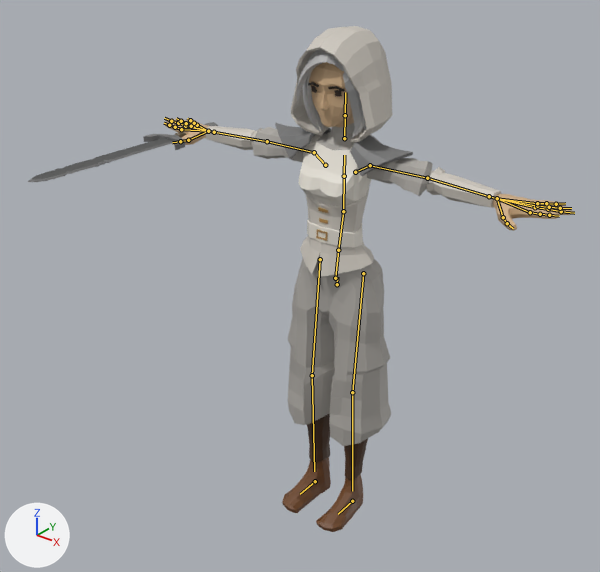
Two versions of the glTF model assets/NPCs/Woman.glb, one commit apart.
Rendered twice from a 50 mm lens placed at (1.596, -2.28, 2.287), pointed at (-0.042, -0.233, 1.018). Arrows for +X, +Y and +Z are at lower left; the lights stay in place. The picture after the commit comes second. The bones that change, and the others that lie on the model, are drawn over the model as lines.

Names of what the first picture shows: 'Medieval_Body', 'Medieval_Feet', 'Medieval_Head', 'Medieval_Legs', 'Sword'.
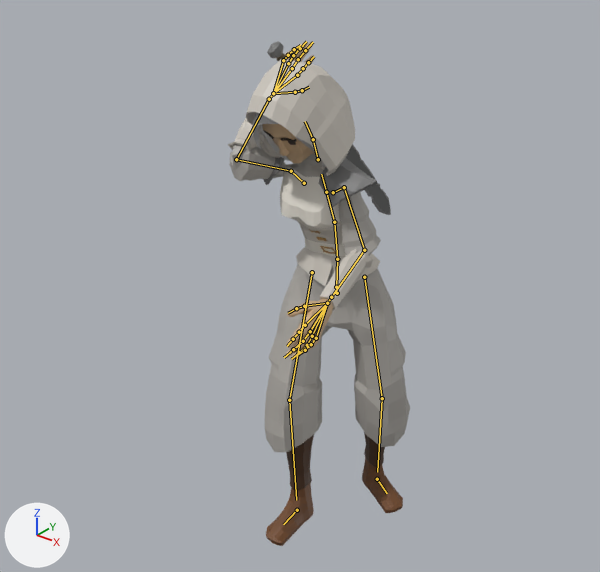
The newer file adds an action. The first version stands in its rest pose; the second is drawn at frame 44 of the action 'Hammer'.

The edits, one by one:
Bone 'Body' (bone_body) moves from (0.0, 0.0, 0.0) to (0.0, -0.036, 0.0).
Bone 'Body' (bone_body) turns from (0, 0, 0) to (0, 27, 0) degrees about its own x, y and z.
Bone 'Abdomen' (bone_abdomen) turns from (0, 0, 0) to (11, -1, 5) degrees about its own x, y and z.
Bone 'Torso' (bone_torso) turns from (0, 0, 0) to (6, -33, 2) degrees about its own x, y and z.
Bone 'Head' (bone_head) turns from (0, 0, 0) to (12, 0, -1) degrees about its own x, y and z.
Bone 'Shoulder.L' (bone_shoulder_l) moves from (0.0, 0.0, 0.0) to (0.007, 0.006, 0.006).
Bone 'UpperArm.L' (bone_upperarm_l) turns from (0, 0, 0) to (-67, -16, 1) degrees about its own x, y and z.
Bone 'LowerArm.L' (bone_lowerarm_l) turns from (0, 0, 0) to (4, -16, -62) degrees about its own x, y and z.
Bone 'Wrist.L' (bone_wrist_l) turns from (0, 0, 0) to (0, 0, -3) degrees about its own x, y and z.
Bone 'Index2.L' (bone_index2_l) turns from (0, 0, 0) to (-14, 2, 0) degrees about its own x, y and z.
Bone 'Index4.L' (bone_index4_l) turns from (0, 0, 0) to (-4, 1, 0) degrees about its own x, y and z.
Bone 'Middle2.L' (bone_middle2_l) turns from (0, 0, 0) to (-11, 1, -2) degrees about its own x, y and z.
Bone 'Middle3.L' (bone_middle3_l) turns from (0, 0, 0) to (-12, 1, -2) degrees about its own x, y and z.
Bone 'Ring2.L' (bone_ring2_l) turns from (0, 0, 0) to (-13, 5, -4) degrees about its own x, y and z.
Bone 'Ring3.L' (bone_ring3_l) turns from (0, 0, 0) to (-15, 5, -4) degrees about its own x, y and z.
Bone 'Pinky2.L' (bone_pinky2_l) turns from (0, 0, 0) to (-16, -3, -14) degrees about its own x, y and z.
Bone 'Pinky3.L' (bone_pinky3_l) turns from (0, 0, 0) to (-11, -5, -4) degrees about its own x, y and z.
Bone 'Thumb1.L' (bone_thumb1_l) turns from (0, 0, 0) to (7, 4, 9) degrees about its own x, y and z.
Bone 'Thumb3.L' (bone_thumb3_l) turns from (0, 0, 0) to (-16, -2, 8) degrees about its own x, y and z.
Bone 'Shoulder.R' (bone_shoulder_r) moves from (0.0, 0.0, 0.0) to (-0.007, 0.006, 0.006).
Bone 'UpperArm.R' (bone_upperarm_r) turns from (0, 0, 0) to (-53, 139, 31) degrees about its own x, y and z.
Bone 'LowerArm.R' (bone_lowerarm_r) turns from (0, 0, 0) to (-12, 15, 100) degrees about its own x, y and z.
Bone 'Wrist.R' (bone_wrist_r) turns from (0, 0, 0) to (5, -1, 19) degrees about its own x, y and z.
Bone 'Index2.R' (bone_index2_r) turns from (0, 0, 0) to (-15, -2, 0) degrees about its own x, y and z.
Bone 'Index3.R' (bone_index3_r) turns from (0, 0, 0) to (-8, -2, -1) degrees about its own x, y and z.
Bone 'Middle2.R' (bone_middle2_r) turns from (0, 0, 0) to (-13, -2, -7) degrees about its own x, y and z.
Bone 'Middle3.R' (bone_middle3_r) turns from (0, 0, 0) to (-12, -1, 2) degrees about its own x, y and z.
Bone 'Ring2.R' (bone_ring2_r) turns from (0, 0, 0) to (-13, -5, 4) degrees about its own x, y and z.
Bone 'Ring3.R' (bone_ring3_r) turns from (0, 0, 0) to (-15, -5, 4) degrees about its own x, y and z.
Bone 'Pinky2.R' (bone_pinky2_r) turns from (0, 0, 0) to (-16, 3, 14) degrees about its own x, y and z.
Bone 'Pinky3.R' (bone_pinky3_r) turns from (0, 0, 0) to (-11, 5, 4) degrees about its own x, y and z.
Bone 'Thumb1.R' (bone_thumb1_r) turns from (0, 0, 0) to (10, -6, 1) degrees about its own x, y and z.
Bone 'Thumb3.R' (bone_thumb3_r) turns from (0, 0, 0) to (-15, 2, -7) degrees about its own x, y and z.
Bone 'UpperLeg.L' (bone_upperleg_l) turns from (0, 0, 0) to (-3, -26, -9) degrees about its own x, y and z.
Bone 'LowerLeg.L' (bone_lowerleg_l) turns from (0, 0, 0) to (20, 0, 0) degrees about its own x, y and z.
Bone 'UpperLeg.R' (bone_upperleg_r) turns from (0, 0, 0) to (-18, 20, 0) degrees about its own x, y and z.
Bone 'LowerLeg.R' (bone_lowerleg_r) turns from (0, 0, 0) to (17, 0, 0) degrees about its own x, y and z.
Bone 'Foot.L' (bone_foot_l) moves from (0.0, 0.0, 0.0) to (0.0, -0.177, -0.001).
Bone 'Foot.L' (bone_foot_l) turns from (0, 0, 0) to (0, 0, -59) degrees about its own x, y and z.
Bone 'Foot.R' (bone_foot_r) moves from (0.0, 0.0, 0.0) to (0.052, 0.184, 0.001).
Bone 'Foot.R' (bone_foot_r) turns from (0, 0, 0) to (0, 0, -7) degrees about its own x, y and z.

Where the change shows, as pixel boxes [x1, y1, x2, y2] in the pictures (600 x 572 px):
'Medieval_Body', posed (62% narrower, 100% taller)
    before: [164, 118, 573, 277]
    after: [228, 41, 381, 360]
'Medieval_Legs', posed (40% wider)
    before: [288, 252, 391, 446]
    after: [265, 265, 410, 452]
'Medieval_Head', posed (8% wider)
    before: [291, 26, 392, 142]
    after: [246, 59, 355, 176]
'Medieval_Feet', posed (59% wider)
    before: [282, 413, 368, 532]
    after: [266, 432, 403, 546]
'Sword', posed (35% narrower, 187% taller)
    before: [28, 122, 218, 182]
    after: [267, 41, 391, 215]
bone 'Body', root to tip
    before: (337, 284) to (337, 277)
    after: (337, 293) to (337, 285)
bone 'Abdomen', root to tip
    before: (338, 250) to (343, 211)
    after: (337, 259) to (334, 222)
bone 'Torso', root to tip
    before: (343, 211) to (344, 176)
    after: (334, 222) to (326, 192)
bone 'Head', root to tip
    before: (345, 115) to (345, 92)
    after: (313, 139) to (305, 121)
bone 'Shoulder.L', root to tip
    before: (355, 172) to (370, 165)
    after: (333, 192) to (344, 187)
bone 'UpperArm.L', root to tip
    before: (370, 165) to (427, 178)
    after: (344, 187) to (364, 250)
bone 'LowerArm.L', root to tip
    before: (427, 178) to (489, 196)
    after: (364, 250) to (331, 297)
bone 'Wrist.L', root to tip
    before: (489, 196) to (497, 198)
    after: (331, 297) to (327, 303)
bone 'Index2.L', root to tip
    before: (530, 212) to (540, 214)
    after: (305, 325) to (299, 332)
bone 'Index4.L', root to tip
    before: (549, 215) to (559, 216)
    after: (293, 339) to (287, 346)
bone 'Middle2.L', root to tip
    before: (535, 207) to (548, 209)
    after: (310, 331) to (303, 341)
bone 'Middle3.L', root to tip
    before: (548, 209) to (561, 211)
    after: (303, 341) to (293, 349)
bone 'Ring2.L', root to tip
    before: (537, 206) to (549, 207)
    after: (312, 336) to (307, 345)
bone 'Ring3.L', root to tip
    before: (549, 207) to (560, 208)
    after: (307, 345) to (299, 352)
bone 'Pinky2.L', root to tip
    before: (537, 203) to (546, 203)
    after: (316, 338) to (311, 344)
bone 'Pinky3.L', root to tip
    before: (546, 203) to (556, 204)
    after: (311, 344) to (305, 350)
bone 'Thumb1.L', root to tip
    before: (497, 198) to (503, 217)
    after: (327, 303) to (304, 306)
bone 'Thumb3.L', root to tip
    before: (507, 223) to (513, 228)
    after: (296, 308) to (288, 313)
bone 'Shoulder.R', root to tip
    before: (325, 165) to (314, 152)
    after: (304, 183) to (291, 171)
bone 'UpperArm.R', root to tip
    before: (314, 152) to (267, 141)
    after: (291, 171) to (236, 159)
bone 'LowerArm.R', root to tip
    before: (267, 141) to (214, 132)
    after: (236, 159) to (269, 99)
bone 'Wrist.R', root to tip
    before: (214, 132) to (208, 131)
    after: (269, 99) to (273, 93)
bone 'Index2.R', root to tip
    before: (181, 129) to (175, 127)
    after: (297, 75) to (303, 68)
bone 'Index3.R', root to tip
    before: (175, 127) to (169, 125)
    after: (303, 68) to (308, 62)
bone 'Middle2.R', root to tip
    before: (185, 126) to (178, 123)
    after: (292, 68) to (298, 59)
bone 'Middle3.R', root to tip
    before: (178, 123) to (171, 121)
    after: (298, 59) to (305, 50)
bone 'Ring2.R', root to tip
    before: (191, 126) to (186, 123)
    after: (288, 63) to (293, 55)
bone 'Ring3.R', root to tip
    before: (186, 123) to (181, 121)
    after: (293, 55) to (300, 48)
bone 'Pinky2.R', root to tip
    before: (197, 125) to (194, 123)
    after: (283, 60) to (288, 55)
bone 'Pinky3.R', root to tip
    before: (194, 123) to (190, 120)
    after: (288, 55) to (294, 49)
bone 'Thumb1.R', root to tip
    before: (208, 131) to (188, 140)
    after: (273, 93) to (295, 92)
bone 'Thumb3.R', root to tip
    before: (180, 141) to (172, 142)
    after: (302, 90) to (309, 87)
bone 'UpperLeg.L', root to tip
    before: (363, 273) to (352, 392)
    after: (364, 277) to (382, 398)
bone 'LowerLeg.L', root to tip
    before: (352, 392) to (352, 491)
    after: (382, 398) to (377, 472)
bone 'UpperLeg.R', root to tip
    before: (320, 259) to (312, 375)
    after: (312, 272) to (289, 400)
bone 'LowerLeg.R', root to tip
    before: (312, 375) to (314, 471)
    after: (289, 400) to (296, 500)
bone 'Foot.L', root to tip
    before: (352, 501) to (338, 514)
    after: (377, 479) to (387, 493)
bone 'Foot.R', root to tip
    before: (315, 481) to (300, 494)
    after: (297, 510) to (283, 524)
